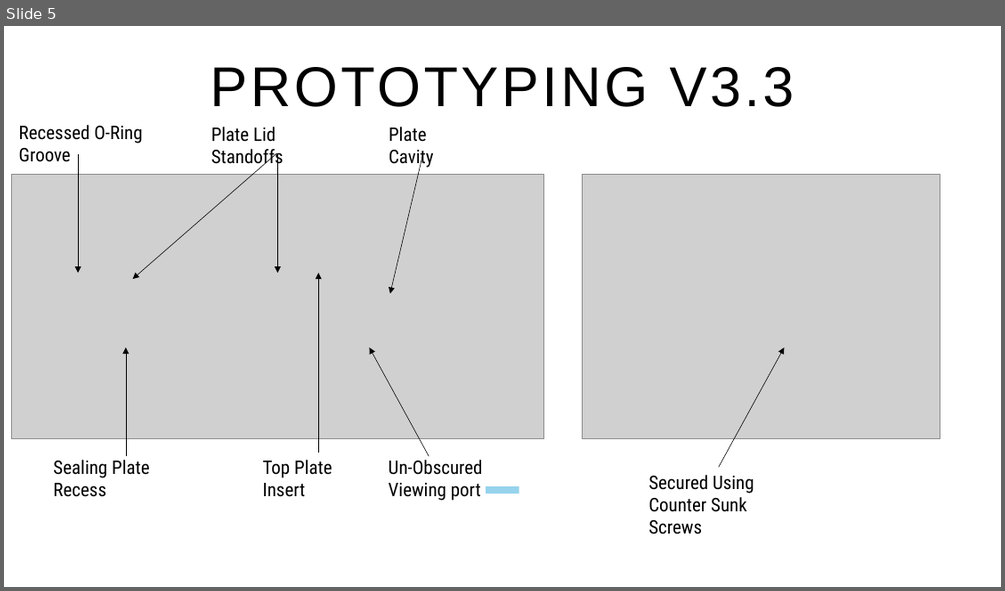
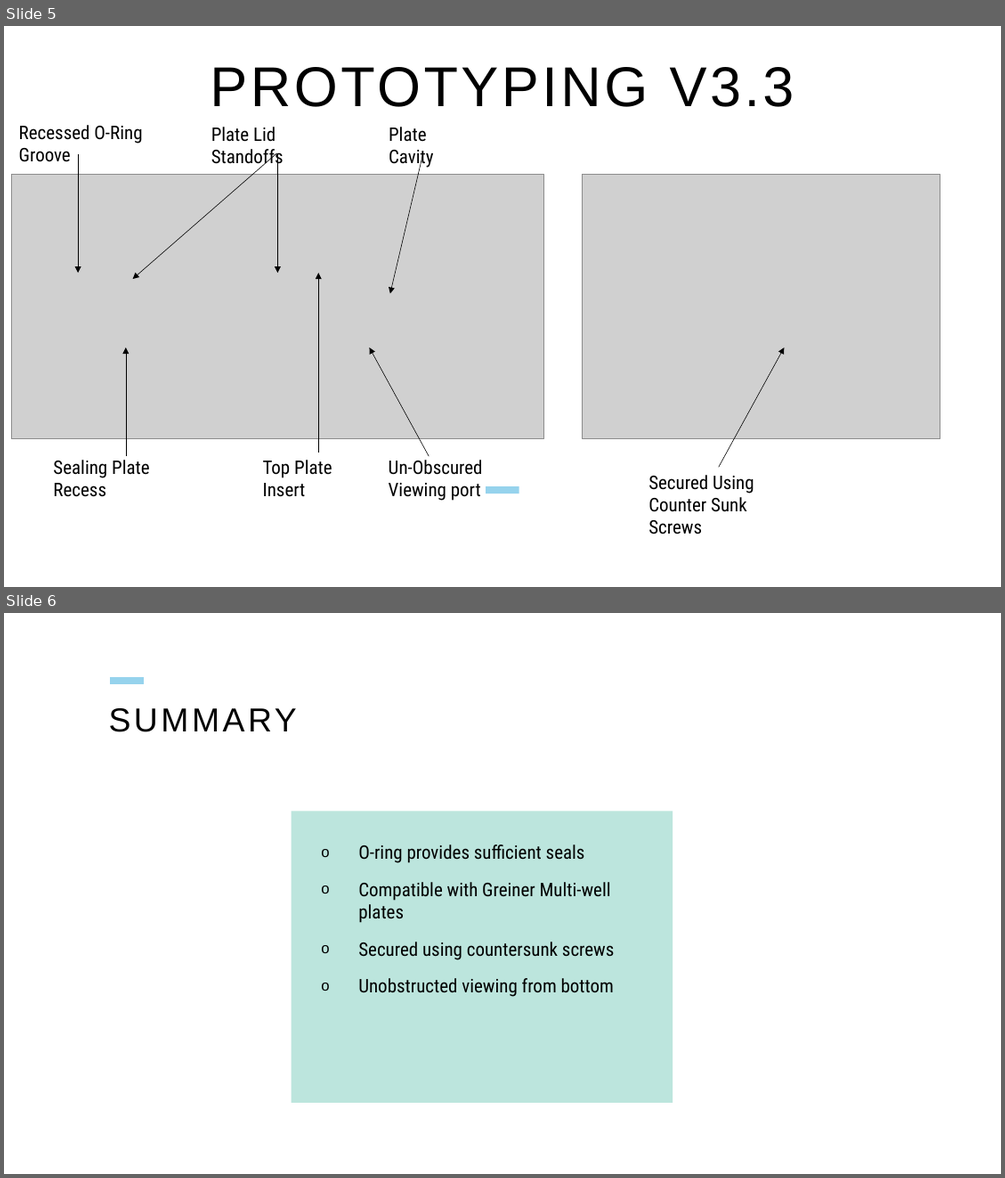
Before and after one commit to KLPJOA002/BSL-3-Stage-Top-Incubator, a slide deck: Onboarding_Presentation.pptx. Shown one above the other, each under a label of ours: slide 5 before the commit, slides 5 and 6 after it. The pictures are 1005x591 and 1005x1178 pixels, drawn with LibreOffice and Linux fonts; fonts in the diff are those of the drawing; grey boxes stand for pictures. Boxes give left, top, right and bottom in pixels: in the first picture for what was removed or moved away, otherwise in the second. Text is boxed around its words. In the diff, an @@ line names an element or a change of style, - is before the commit and + after.

```diff
--- a/Onboarding_Presentation.pptx
+++ b/Onboarding_Presentation.pptx
@@ slide 6 added at bbox=[4, 613, 1001, 1174], background #FFFFFF @@
@@ line added from (110, 681) to (144, 681), #96D3ED 7 pt @@
@@ title added at bbox=[109, 708, 297, 732], 32 pt, text #000000 @@
+SUMMARY
@@ text added at bbox=[291, 811, 672, 1103], fill #BCE5DD, 18 pt, text #000000 @@
+o O-ring provides sufficient seals
+o Compatible with Greiner Multi-well plates
+o Secured using countersunk screws
+o Unobstructed viewing from bottom
```
Also in this commit, not shown: 1 slide removed, 10 other files.
